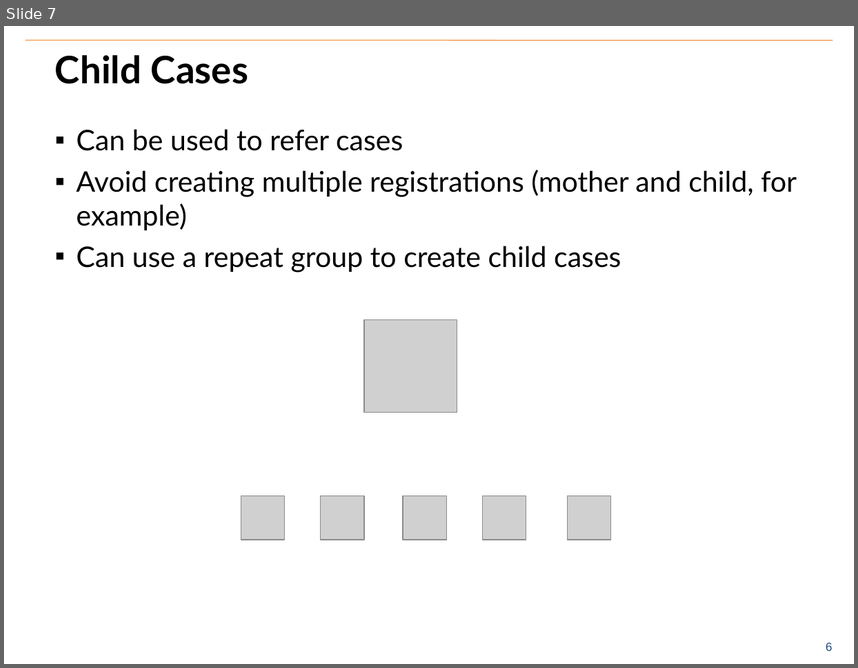
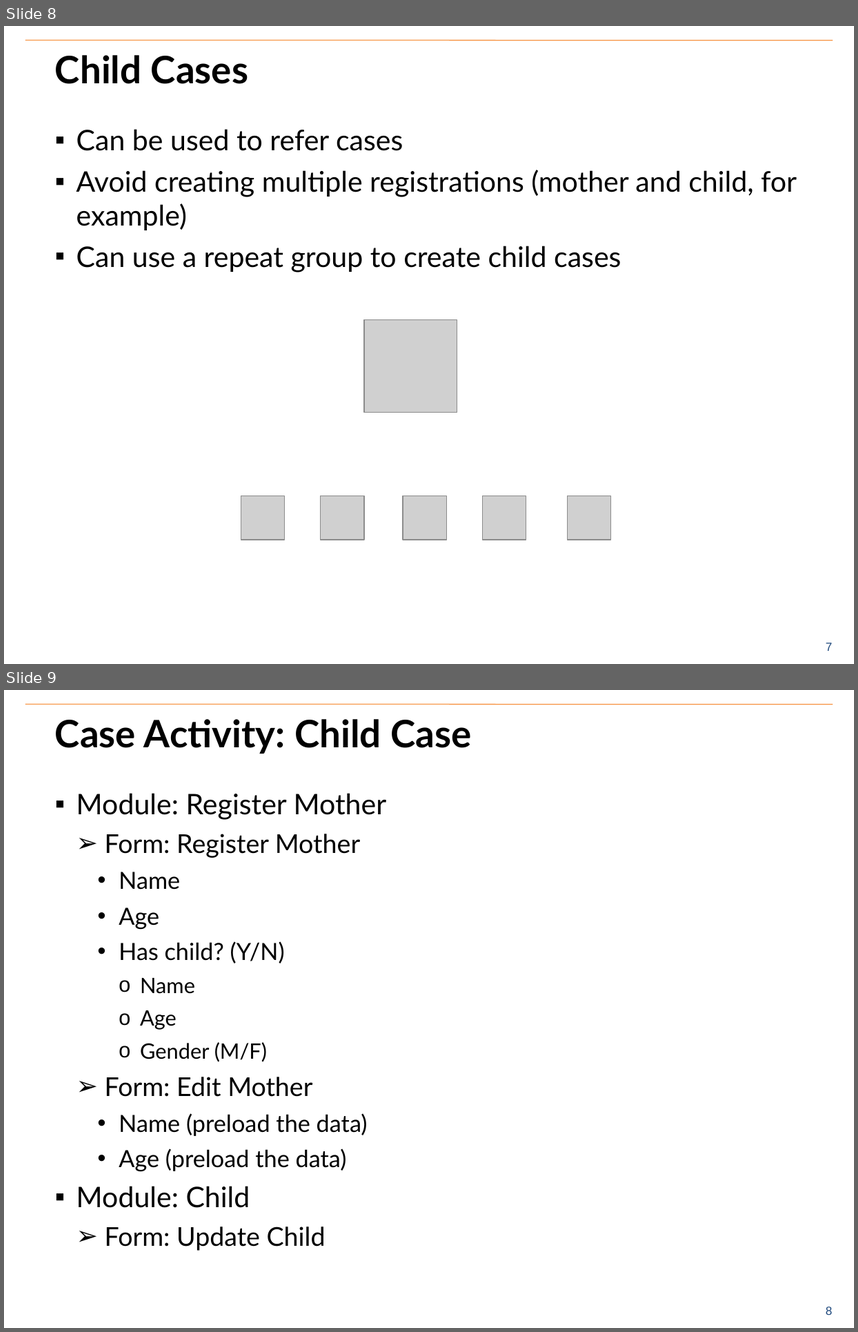
Before and after one commit to benrudolph/exi-training, a slide deck: CaseManagement/case_mgmt.pptx. Shown one above the other, each under a label of ours: slide 7 before the commit, slides 8 and 9 after it. The pictures are 858x668 and 858x1332 pixels, drawn with LibreOffice and Linux fonts; fonts in the diff are those of the drawing; grey boxes stand for pictures; background and template pictures are left out. Boxes give left, top, right and bottom in pixels: in the first picture for what was removed or moved away, otherwise in the second. Text is boxed around its words. In the diff, an @@ line names an element or a change of style, - is before the commit and + after.

Commit message:
Case Management Updates

```diff
--- a/CaseManagement/case_mgmt.pptx
+++ b/CaseManagement/case_mgmt.pptx
@@ slide 9 added at (4, 690, 854, 1328), background #FFFFFF; not listed: 2 template elements that a slide beside it also shows @@
@@ title added at (55, 719, 471, 754), 32 pt, text #000000, bold @@
+Case Activity: Child Case
@@ text added at (76, 793, 387, 1250), 20 pt, text #000000 @@
+▪ Module: Register Mother
+  ➢ Form: Register Mother
+    • Name
+    • Age
+    • Has child? (Y/N)
+      o Name
+      o Age
+      o Gender (M/F)
+  ➢ Form: Edit Mother
+    • Name (preload the data)
+    • Age (preload the data)
+▪ Module: Child
+  ➢ Form: Update Child
@@ what was slide 7 is now slide 8 @@
@@ page number at (826, 642, 833, 650): text changed @@
-6
+7
```
Also in this commit, not shown: 1 slide changed, 5 other slides added, 1 slide removed.
